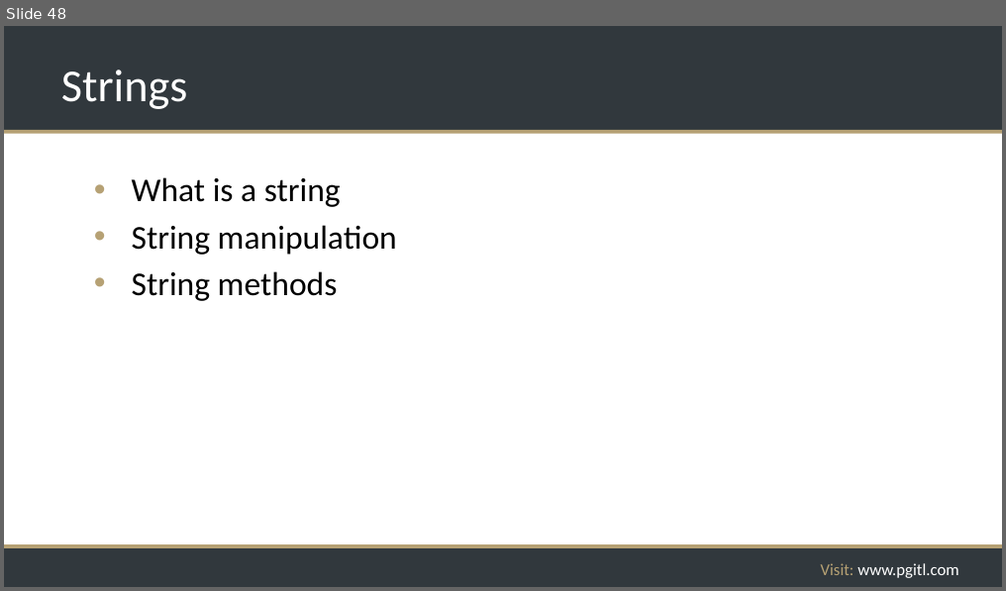
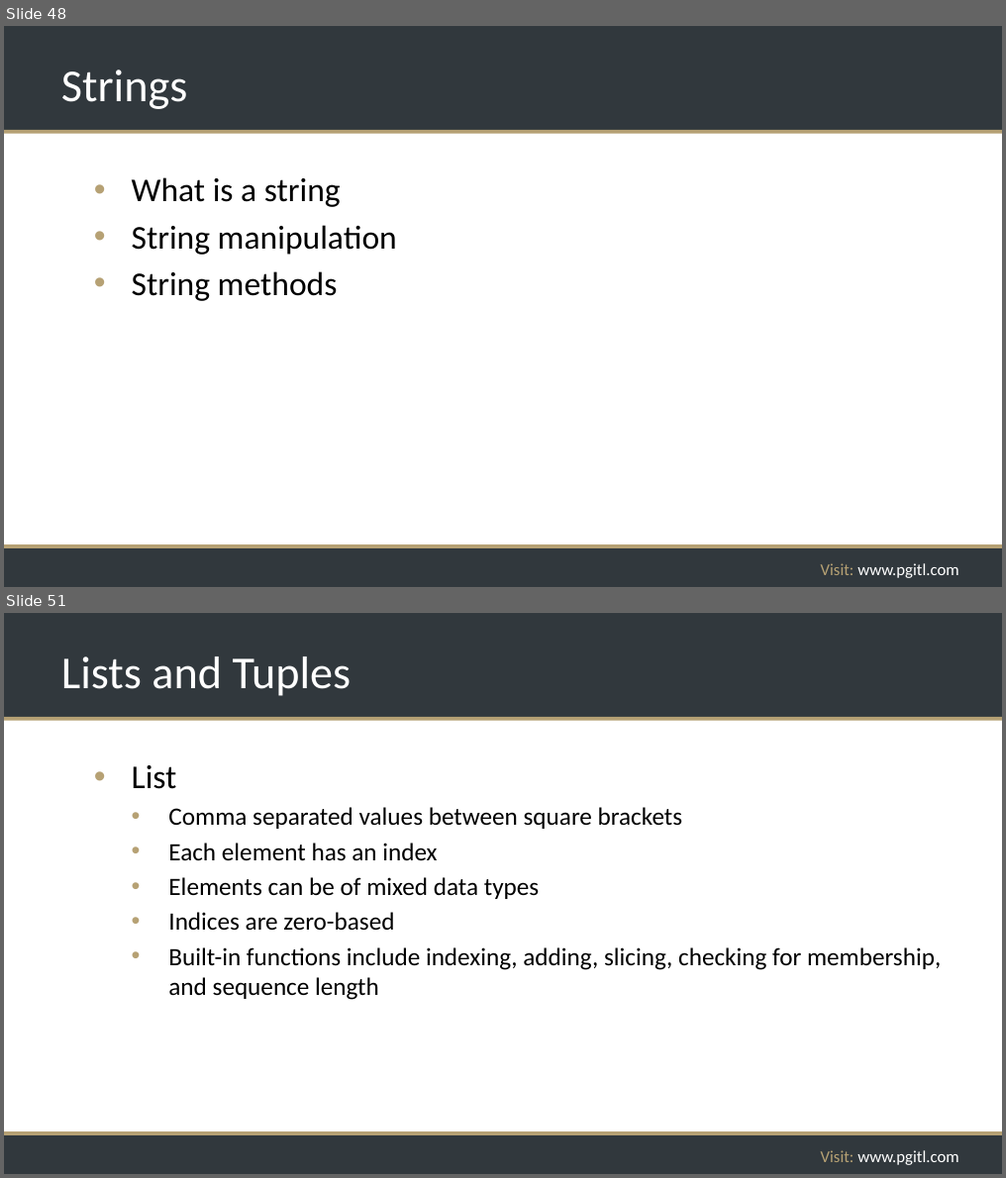
Before and after one commit to rikkouri/project-a, a slide deck: Programming Foundations.pptx. Shown one above the other, each under a label of ours: slide 48 before the commit, slides 48 and 51 after it; the slides between them are not shown. The pictures are 1006x591 and 1006x1178 pixels, drawn with LibreOffice and Linux fonts; fonts in the diff are those of the drawing; background and template pictures are left out. Boxes give left, top, right and bottom in pixels: in the first picture for what was removed or moved away, otherwise in the second. Text is boxed around its words. In the diff, an @@ line names an element or a change of style, - is before the commit and + after.

```diff
--- a/Programming Foundations.pptx
+++ b/Programming Foundations.pptx
@@ slide 51 added at (x1=4, y1=613, x2=1002, y2=1174), background #FFFFFF; not listed: 5 template elements that a slide beside it also shows @@
@@ title added at (x1=61, y1=657, x2=351, y2=696), 44 pt, text #FFFFFF @@
+Lists and Tuples
@@ text added at (x1=132, y1=765, x2=941, y2=1000), 24 pt, text #000000 @@
+• List
+  • Comma separated values between square brackets
+  • Each element has an index
+  • Elements can be of mixed data types
+  • Indices are zero-based
+  • Built-in functions include indexing, adding, slicing, checking for membership, and sequence length
```
Also in this commit, not shown: 1 slide changed, 6 other slides added.
